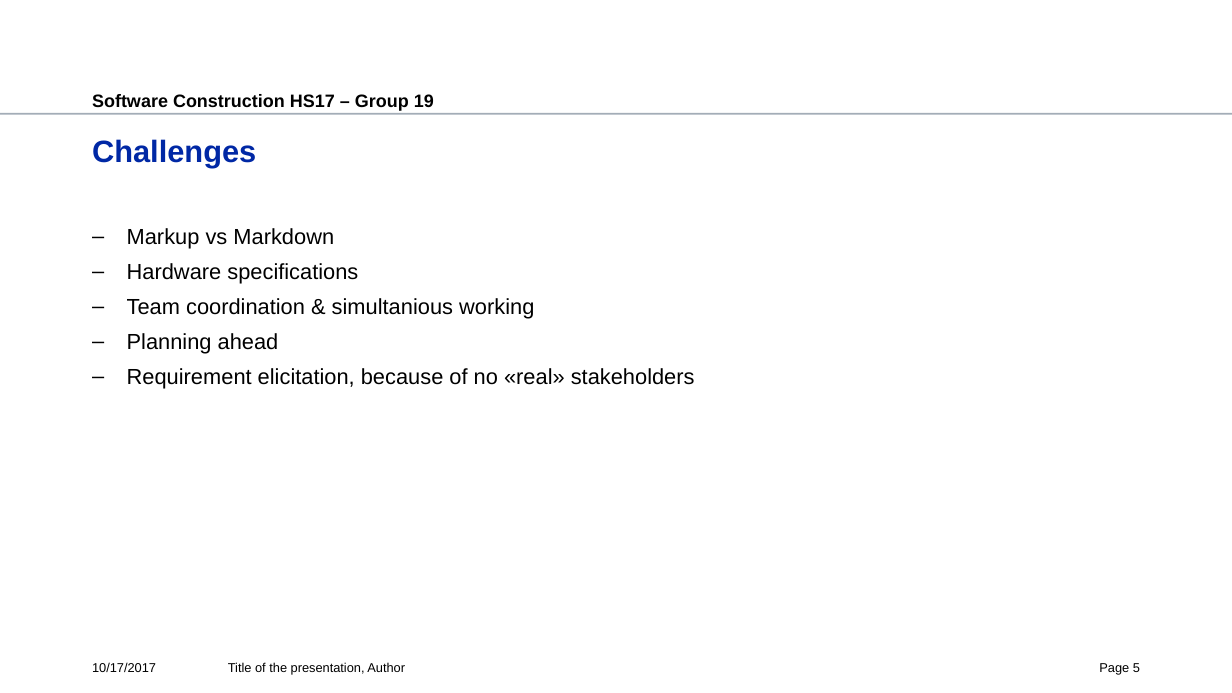
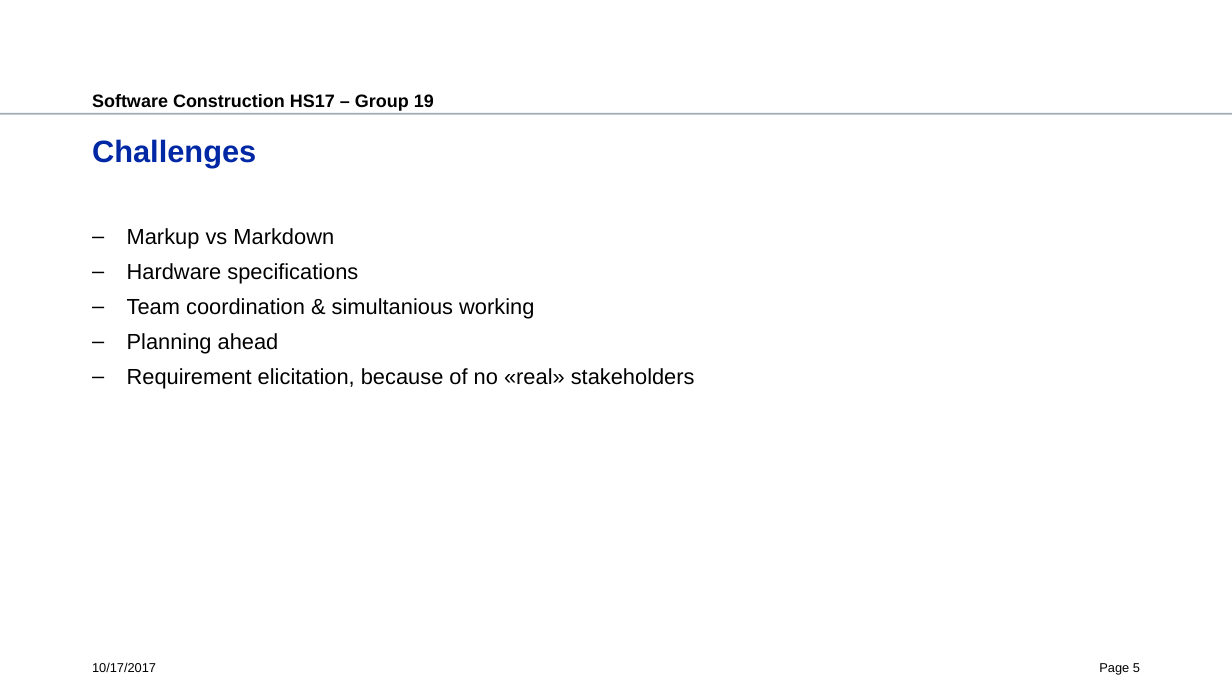
Before and after one commit to eesati/html-library, a slide deck: slide 5 of documents/assignment-1.pptx. Drawn at 1232x693 pixels with LibreOffice and Linux fonts; fonts in the diff are those of the drawing; background and template pictures are left out. Boxes give left, top, right and bottom in pixels: in the first picture for what was removed or moved away, otherwise in the second. Text is boxed around its words. In the diff, an @@ line names an element or a change of style, - is before the commit and + after.

```diff
--- a/documents/assignment-1.pptx
+++ b/documents/assignment-1.pptx
@@ text removed at <box>228,662,405,674</box> @@
-Title of the presentation, Author
```
Also in this commit, not shown: 4 other slides changed.
